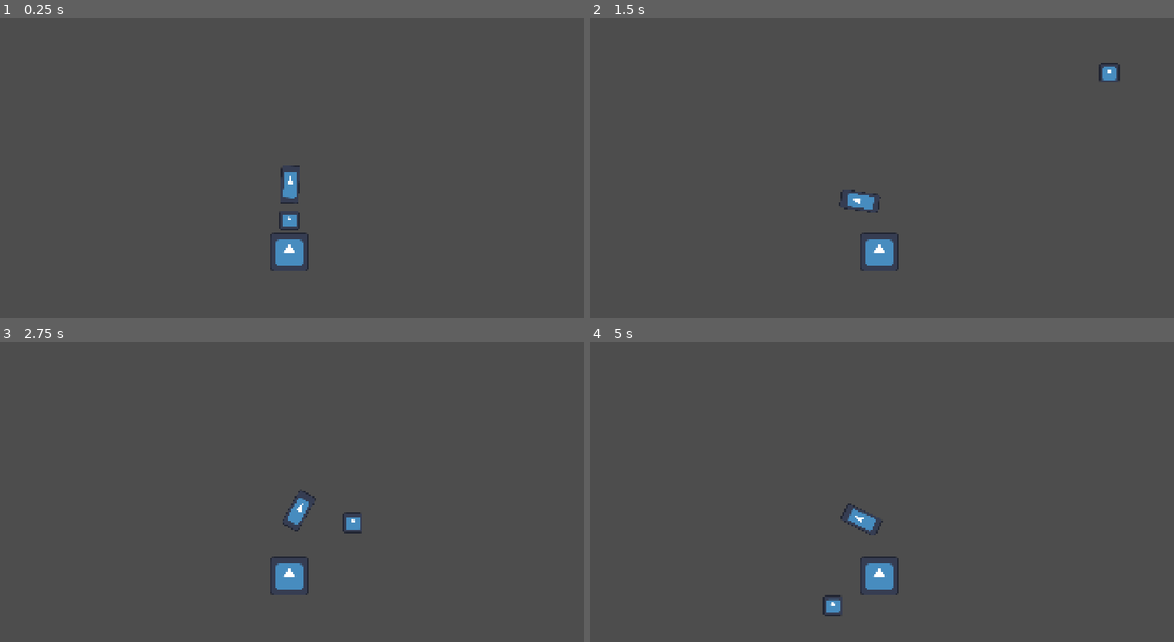
Above: before the commit, frames 1-4 (two rows, left to right).
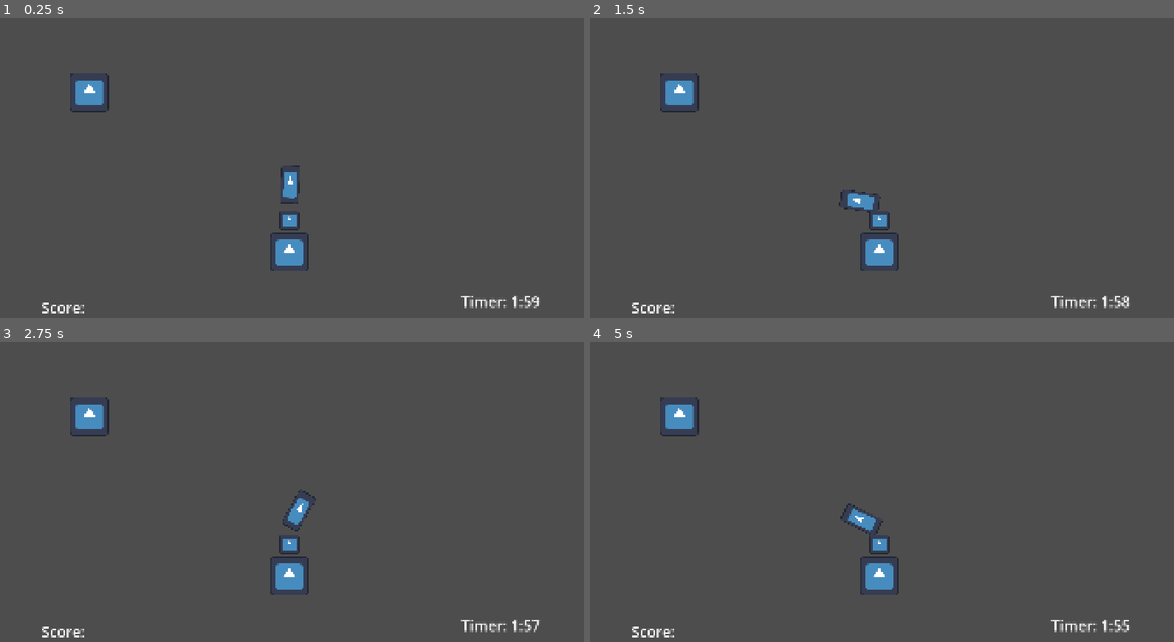
Above: after the commit, the same moments.

Repository: VeryKoolGames/ace_electromenager
Game: Godot game, scene res://Assets/Scenes/Main/main.tscn
The game is run twice, just before and just after one commit, with the same random seed, the same clock (stepped at 60 frames per second) and the same inputs. The engine's default icon, where the game draws it, is replaced by a stand-in: a white triangle on a blue panel in a dark square.
Inputs (mouse positions are in pixels of both pictures, inside the frame that each line leads up to):
- Up to frame 1 (0.25 s): no input
- Up to frame 2 (1.5 s): tap Enter at 0.5 s; move the mouse to (1010, 153) at 0.52 s; press the mouse at (1010, 153) at 0.53 s; move the mouse to (765, 186) at 1.27 s; release the mouse at (765, 186) at 1.28 s; click (765, 186) at 1.35 s
- Up to frame 3 (2.75 s): move the mouse to (350, 420) at 2.02 s; press the mouse at (350, 420) at 2.03 s
- Up to frame 4 (5 s): move the mouse to (852, 558) at 2.77 s; release the mouse at (852, 558) at 2.78 s; click (852, 558) at 2.85 s; move the mouse to (1057, 543) at 3.52 s; press the mouse at (1057, 543) at 3.53 s; move the mouse to (700, 444) at 4.27 s; release the mouse at (700, 444) at 4.28 s; click (700, 444) at 4.35 s

The runs differ from the first frame. In frame 1, 0.9% of the frame differs, in the area x 7-93%, y 18-99%; in frame 2, 1.2%, in the area x 7-93%, y 14-99%; in frame 3, 1.1%; in frame 4, 1.2%.
Error after the commit: Parse Error: Could not find type "IShootingBehavior" in the current scope. (res://Assets/Scripts/player.gd:5)

Commit message:
first features

Diff:
--- /dev/null
+++ b/Assets/Scenes/Machines/machine.tscn
@@ -0,0 +1,20 @@
+[gd_scene load_steps=4 format=3 uid="uid://d1ysdhtre3o3c"]
+
+[ext_resource type="Script" uid="uid://dp006q620j8hm" path="res://Assets/Scripts/machine.gd" id="1_cel1a"]
+[ext_resource type="Texture2D" uid="uid://bnapbj4wso7u6" path="res://icon.svg" id="1_humg4"]
+
+[sub_resource type="RectangleShape2D" id="RectangleShape2D_6e0xt"]
+size = Vector2(129, 128)
+
+[node name="Machine" type="Node2D" node_paths=PackedStringArray("sprite")]
+script = ExtResource("1_cel1a")
+sprite = NodePath("Sprite2D")
+
+[node name="Sprite2D" type="Sprite2D" parent="."]
+texture = ExtResource("1_humg4")
+
+[node name="StaticBody2D" type="StaticBody2D" parent="." groups=["machines"]]
+
+[node name="CollisionShape2D" type="CollisionShape2D" parent="StaticBody2D"]
+position = Vector2(-0.5, 0)
+shape = SubResource("RectangleShape2D_6e0xt")
--- /dev/null
+++ b/Assets/Scenes/Main/game_timer_manager.gd
@@ -0,0 +1,23 @@
+extends Node
+
+@onready var timer_label: Label = $Label
+@onready var game_timer: Timer = $Timer
+
+func _ready() -> void:
+	game_timer.timeout.connect(end_game)
+	start_timer()
+
+func _process(delta: float) -> void:
+	timer_label.text = "Timer: " + time_to_minutes_secs(game_timer.time_left)
+
+func start_timer() -> void:
+	game_timer.start()
+
+func time_to_minutes_secs(time : float):
+	var mins = int(time) / 60
+	time -= mins * 60
+	var secs = int(time)
+	return str(mins) + ":" + str(secs)
+
+func end_game() -> void:
+	Events.on_game_timer_ended.emit()
--- a/Assets/Scenes/Main/main.tscn
+++ b/Assets/Scenes/Main/main.tscn
@@ -1,6 +1,9 @@
-[gd_scene load_steps=4 format=3 uid="uid://c34k2plt0b38u"]
+[gd_scene load_steps=7 format=3 uid="uid://c34k2plt0b38u"]
 
 [ext_resource type="PackedScene" uid="uid://ch6ioi1a5wa3a" path="res://Assets/Scenes/Player/player.tscn" id="1_amwe0"]
+[ext_resource type="PackedScene" uid="uid://d1ysdhtre3o3c" path="res://Assets/Scenes/Machines/machine.tscn" id="3_fh41q"]
+[ext_resource type="Script" uid="uid://cjak1xtq8wcro" path="res://Assets/Scenes/Main/score_manager.gd" id="3_tmbkf"]
+[ext_resource type="Script" uid="uid://d4g0i50hhx6nq" path="res://Assets/Scenes/Main/game_timer_manager.gd" id="4_tmbkf"]
 
 [sub_resource type="RectangleShape2D" id="RectangleShape2D_amwe0"]
 size = Vector2(2017, 157)
@@ -42,3 +45,63 @@
 [node name="CollisionShape2D" type="CollisionShape2D" parent="Walls/RightWall"]
 position = Vector2(-47, 9.5)
 shape = SubResource("RectangleShape2D_g5ueo")
+
+[node name="Machine" parent="." instance=ExtResource("3_fh41q")]
+position = Vector2(304, 291)
+score_value = 5
+
+[node name="Score" type="Control" parent="."]
+custom_minimum_size = Vector2(1920, 1080)
+layout_mode = 3
+anchors_preset = 0
+offset_right = 1920.0
+offset_bottom = 1080.0
+pivot_offset = Vector2(960, 540)
+size_flags_horizontal = 0
+
+[node name="ScoreManager" type="Node" parent="Score"]
+script = ExtResource("3_tmbkf")
+
+[node name="ScoreLabel" type="Label" parent="Score/ScoreManager"]
+anchors_preset = 2
+anchor_top = 1.0
+anchor_bottom = 1.0
+offset_top = -175.0
+offset_right = 450.0
+grow_vertical = 0
+theme_override_font_sizes/font_size = 48
+text = "Score: "
+horizontal_alignment = 1
+vertical_alignment = 1
+
+[node name="GameTimer" type="Control" parent="."]
+custom_minimum_size = Vector2(1920, 1080)
+layout_mode = 3
+anchors_preset = 0
+offset_right = 1920.0
+offset_bottom = 1080.0
+pivot_offset = Vector2(960, 540)
+size_flags_horizontal = 0
+
+[node name="GameTimerManager" type="Node" parent="GameTimer"]
+script = ExtResource("4_tmbkf")
+
+[node name="Label" type="Label" parent="GameTimer/GameTimerManager"]
+anchors_preset = 3
+anchor_left = 1.0
+anchor_top = 1.0
+anchor_right = 1.0
+anchor_bottom = 1.0
+offset_left = -441.0
+offset_top = -213.0
+offset_right = -117.0
+offset_bottom = -2.0
+grow_horizontal = 0
+grow_vertical = 0
+theme_override_font_sizes/font_size = 48
+text = "Timer: "
+horizontal_alignment = 1
+vertical_alignment = 1
+
+[node name="Timer" type="Timer" parent="GameTimer/GameTimerManager"]
+wait_time = 120.0
--- /dev/null
+++ b/Assets/Scenes/Main/score_manager.gd
@@ -0,0 +1,12 @@
+extends Node
+
+var has_scored_recently := false
+var current_score := 0
+@onready var score_label: Label = $ScoreLabel
+
+func _ready() -> void:
+	Events.on_player_scored.connect(on_score_received)
+
+func on_score_received(score_value: int) -> void:
+	current_score += score_value
+	score_label.text = "Score: " + str(current_score)
--- a/Assets/Scripts/Events.gd
+++ b/Assets/Scripts/Events.gd
@@ -1,3 +1,5 @@
 extends Node
 
 signal on_ball_stopped
+signal on_player_scored(score_value: int)
+signal on_game_timer_ended
--- /dev/null
+++ b/Assets/Scripts/GameState.gd
@@ -0,0 +1,12 @@
+extends Node
+
+enum GameStateEnum {
+	TUTORIAL,
+	GAME,
+	END
+}
+
+var current_game_state := GameStateEnum.GAME
+
+func is_in_game_mode() -> bool:
+	return current_game_state == GameStateEnum.GAME
--- a/Assets/Scripts/ball.gd
+++ b/Assets/Scripts/ball.gd
@@ -1,9 +1,13 @@
 extends RigidBody2D
 class_name Ball
 
+# Ball properties
 var is_moving := false
-var start_velocity
+var start_velocity: Vector2
+var speed_reduction_on_wall_bounce := 0.8
+var speed_acceleration_on_machine_bounce = 4
 
+# Check if ball is stopped
 var previous_position: Vector2
 var time_since_last_check: float = 0.0
 var check_interval: float = 0.7
@@ -22,12 +26,12 @@
 func check_collisions(collision_info: KinematicCollision2D) -> void:
 	if collision_info:
 		start_velocity = start_velocity.bounce(collision_info.get_normal())
-		if collision_info.get_collider().is_in_group("machines"):
-			start_velocity.x *= 1.5
-			start_velocity.y *= 1.5
+		var collider = collision_info.get_collider()
+		if collider.is_in_group("machines"):
+			collider.owner.repair()
+			start_velocity *= speed_acceleration_on_machine_bounce
 		else:
-			start_velocity.x *= 0.8
-			start_velocity.y *= 0.8
+			start_velocity *= speed_reduction_on_wall_bounce
 
 func check_if_ball_is_stopped() -> void:
 	if time_since_last_check >= check_interval:
@@ -39,6 +43,6 @@
 		else:
 			previous_position = global_position
 
-func shoot_ball(direction: Vector2) -> void:
-	start_velocity = direction * 4
+func shoot_ball(velocity: Vector2) -> void:
+	start_velocity = velocity * 4
 	is_moving = true
--- /dev/null
+++ b/Assets/Scripts/basic_shot.gd
@@ -0,0 +1,5 @@
+class_name BasicShot
+extends ShootingBehavior
+
+func shoot(ball: Ball, direction: Vector2):
+	ball.shoot_ball(direction)
--- /dev/null
+++ b/Assets/Scripts/machine.gd
@@ -0,0 +1,14 @@
+extends Node2D
+class_name Machine
+
+@export var repair_particle: GPUParticles2D
+@export var sprite: Sprite2D
+@export var score_value := 0
+
+func repair() -> void:
+	switch_texture_to_white()
+	Events.on_player_scored.emit(score_value)
+
+func switch_texture_to_white() -> void:
+	var tween: Tween = create_tween()
+	tween.tween_property(sprite, "modulate:v", 1, 0.25).from(15)
--- a/Assets/Scripts/player.gd
+++ b/Assets/Scripts/player.gd
@@ -2,16 +2,26 @@
 
 var current_ball: Ball
 var aiming_direction
+var shooting_behavior: IShootingBehavior
 
 func _input(event: InputEvent) -> void:
+	if not GameState.is_in_game_mode():
+		return
 	if current_ball and event.is_action_pressed("shoot"):
 		shoot_ball()
 
 func shoot_ball() -> void:
+	shooting_behavior.shoot(global_position, get_shoot_direction())
 	var mpos = get_global_mouse_position()
-	var dir  = (mpos - global_position)
-	current_ball.shoot_ball(dir)
+	var dir  = (mpos - global_position).normalized()
+	# We should build a bar that fills up and that will give us the multiplication value here
+	current_ball.shoot_ball(dir * 1000)
 	current_ball = null
+
+func get_shoot_direction() -> Vector2:
+	var mpos = get_global_mouse_position()
+	var dir  = (mpos - global_position).normalized()
+	return dir * 1000
 
 func set_current_ball(new_ball: Ball):
 	current_ball = new_ball
--- /dev/null
+++ b/Assets/Scripts/shooting_behavior.gd
@@ -0,0 +1,5 @@
+class_name ShootingBehavior
+extends Resource
+
+func shoot(ball: Ball, direction: Vector2):
+	pass
--- a/project.godot
+++ b/project.godot
@@ -18,12 +18,18 @@
 [autoload]
 
 Events="*res://Assets/Scripts/Events.gd"
+GameState="*res://Assets/Scripts/GameState.gd"
 
 [display]
 
 window/size/viewport_width=1920
 window/size/viewport_height=1080
 window/stretch/mode="canvas_items"
+window/stretch/aspect="keep_width"
+
+[global_group]
+
+machines=""
 
 [input]
 
@@ -38,3 +44,4 @@
 
 renderer/rendering_method="gl_compatibility"
 renderer/rendering_method.mobile="gl_compatibility"
+textures/vram_compression/import_etc2_astc=true
Not shown, added: Assets/Scenes/Main/game_timer_manager.gd.uid
Not shown, added: Assets/Scenes/Main/score_manager.gd.uid
Not shown, added: Assets/Scripts/GameState.gd.uid
Not shown, added: Assets/Scripts/basic_shot.gd.uid
Not shown, added: Assets/Scripts/machine.gd.uid
Not shown, added: Assets/Scripts/shooting_behavior.gd.uid
Not shown, added: export_presets.cfg
